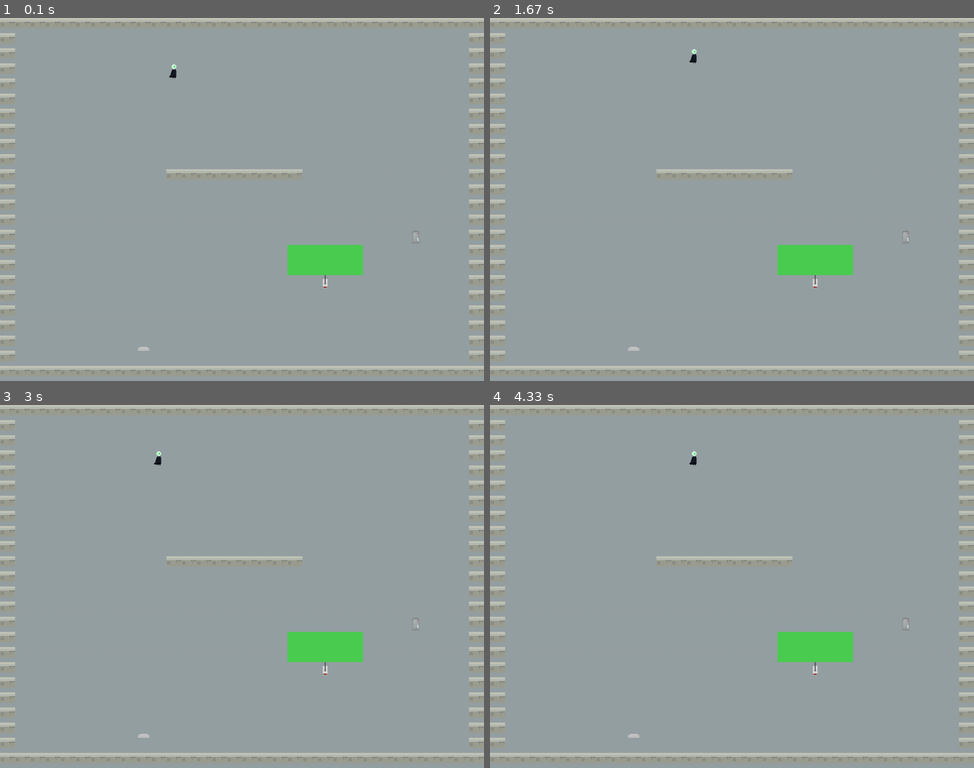
Above: before the commit, frames 1-4 (two rows, left to right).
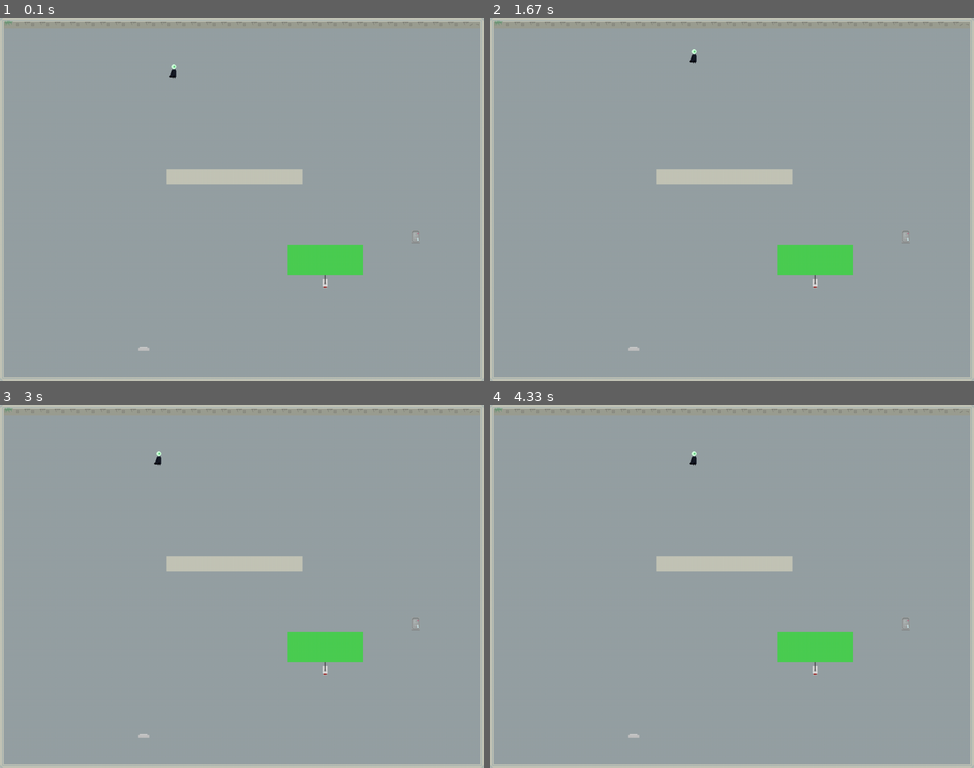
Above: after the commit, the same moments.

Repository: kikiloveyou-0/Rezilium
Game: pygame game, started from main.py
The game is run twice, just before and just after one commit, with the same random seed, the same clock (stepped at 60 frames per second) and the same inputs.
Inputs:
- Up to frame 1 (0.1 s): no input
- Up to frame 2 (1.67 s): hold Right 0.33-0.8 s; hold Up 0.83-1.13 s; hold Right 1.17-1.63 s
- Up to frame 3 (3 s): hold Left 1.67-2.2 s; hold Down 2.23-2.53 s; hold Left 2.57-2.97 s
- Up to frame 4 (4.33 s): hold Up 3-3.37 s; hold Right 3.4-4.03 s; hold Down from 4.07 s (still down)

The runs differ from the first frame. In frame 1, 5.3% of the frame differs, in the area x 0-100%, y 0-100%; in frame 2, 5.3%; in frame 3, 5.3%; in frame 4, 5.3%.

Commit message:
Textures des murs

Diff:
--- a/sprites.py
+++ b/sprites.py
@@ -99,9 +99,39 @@
         self.groups = game.allSprites, game.walls
         pygame.sprite.Sprite.__init__(self, self.groups)
         self.game = game
-        self.image = pygame.image.load('Tiles/images/wall.png')
+        self.image = pygame.Surface((TILESIZE, TILESIZE))
         self.rect = self.image.get_rect()
         self.x = x
         self.y = y
         self.rect.x = x * TILESIZE
         self.rect.y = y * TILESIZE
+        if self.x == 0:
+            if self.y == 0:
+                self.image = pygame.image.load('Tiles/images/Tilemap_04.png')
+            elif self.y > ((HEIGHT / TILESIZE)-2):
+                self.image = pygame.image.load('Tiles/images/Tilemap_05.png')
+            else:
+                self.image = pygame.image.load('Tiles/images/Tilemap_08.png')
+        elif self.y == 0:
+            if self.x == 0:
+                self.image = pygame.image.load('Tiles/images/Tilemap_04.png')
+            elif self.x > ((WIDTH / TILESIZE)-2):
+                self.image = pygame.image.load('Tiles/images/Tilemap_03.png')
+            else:
+                self.image = pygame.image.load('Tiles/images/wall.png')
+        elif self.x > ((WIDTH / TILESIZE)-2):
+            if self.y == 0:
+                self.image = pygame.image.load('Tiles/images/Tilemap_04.png')
+            elif self.y > ((HEIGHT / TILESIZE)-2):
+                self.image = pygame.image.load('Tiles/images/Tilemap_07.png')
+            else:
+                self.image = pygame.image.load('Tiles/images/Tilemap_10.png')
+        elif self.y > ((HEIGHT / TILESIZE)-2):
+            if self.x == 0:
+                self.image = pygame.image.load('Tiles/images/Tilemap_05.png')
+            elif self.x > ((WIDTH / TILESIZE)-2):
+                self.image = pygame.image.load('Tiles/images/Tilemap_07.png')
+            else:
+                self.image = pygame.image.load('Tiles/images/Tilemap_09.png')
+        else:
+            self.image.fill((195,197,183))
